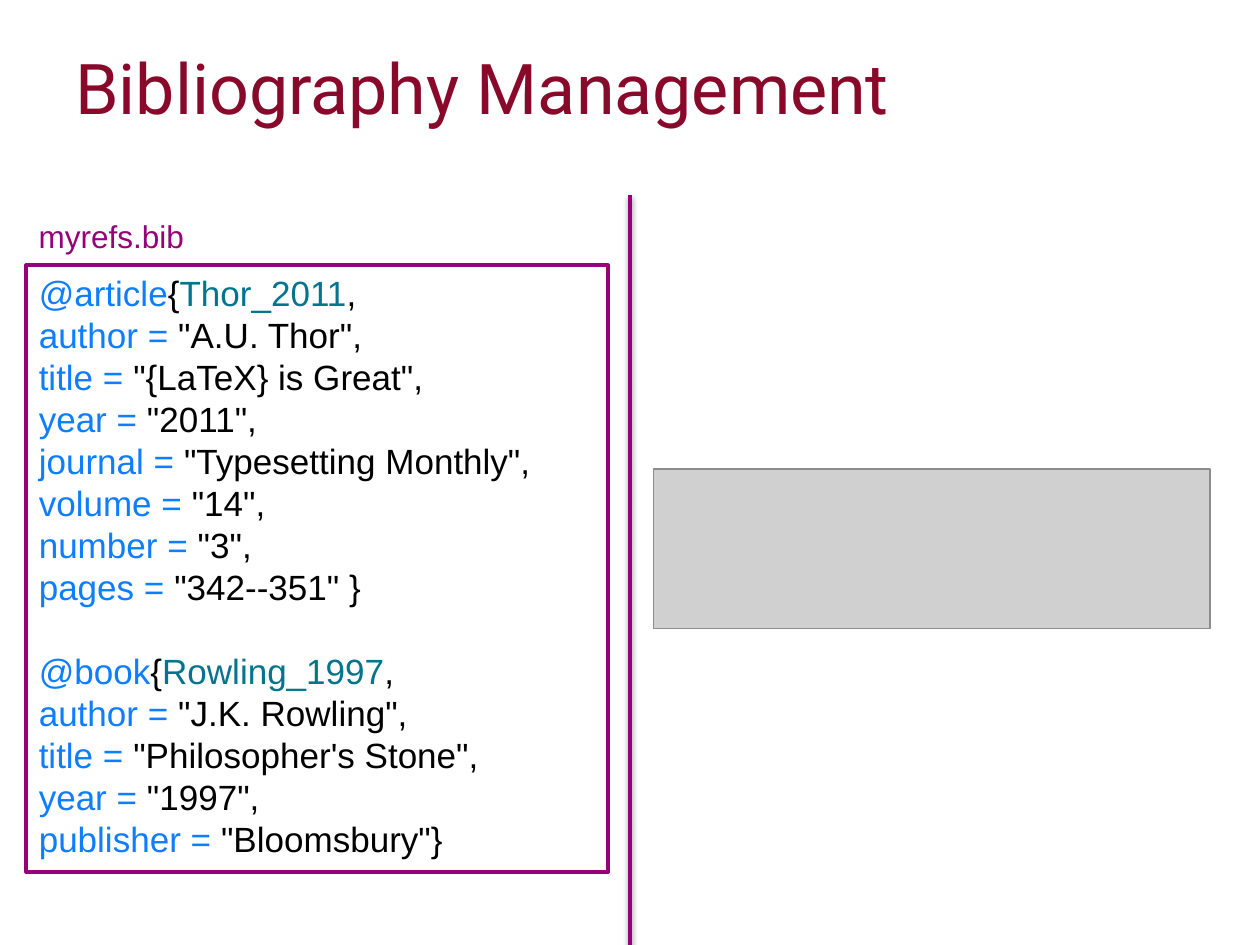
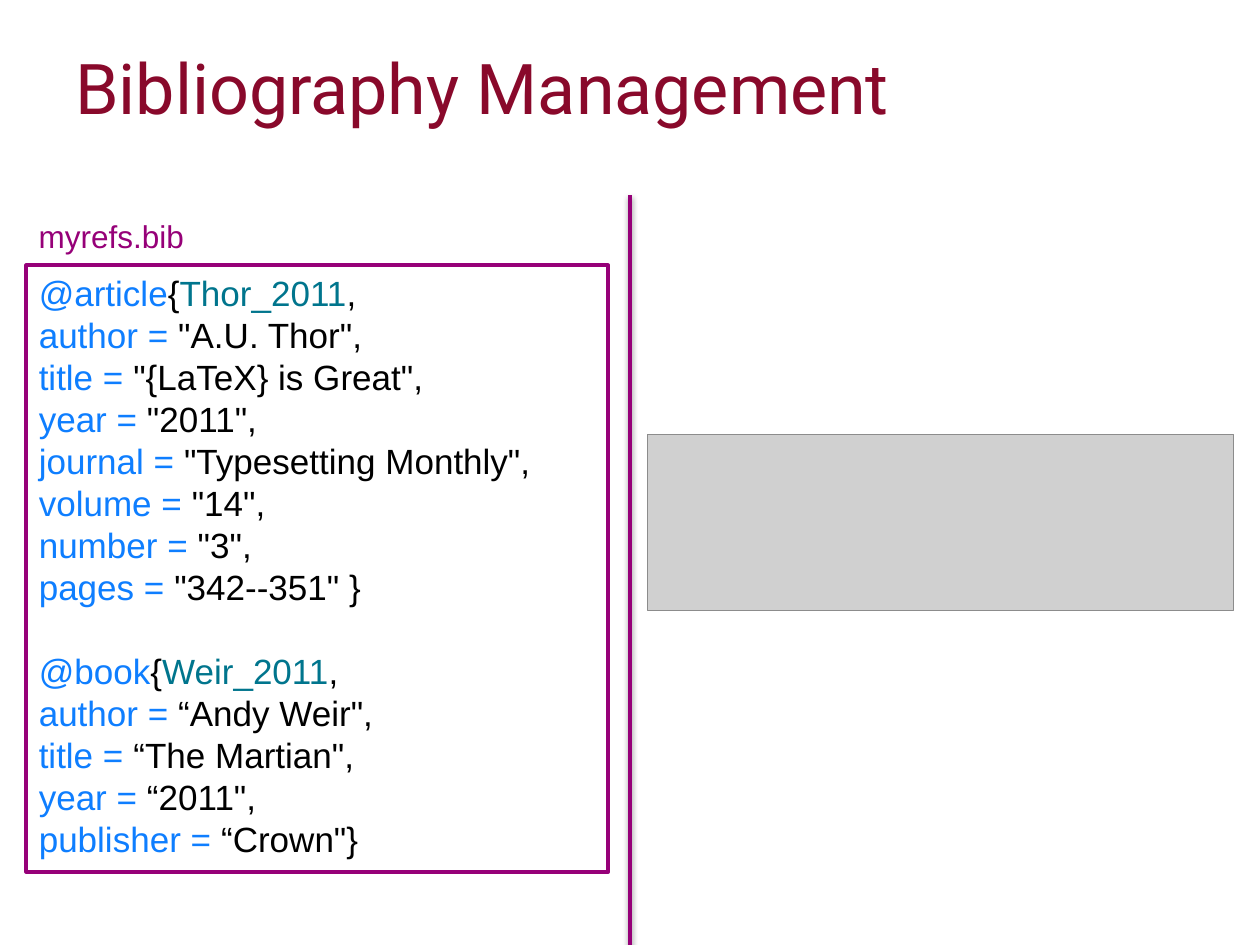
Before and after one commit to ImperialCollegeLondon/RCDS-writing-theses-in-latex, a slide deck: slide 30 of Writing Theses in Latex Slides.pptx. Drawn at 1260x945 pixels with LibreOffice and Linux fonts; fonts in the diff are those of the drawing; grey boxes stand for pictures; background and template pictures are left out. Boxes give left, top, right and bottom in pixels: in the first picture for what was removed or moved away, otherwise in the second. Text is boxed around its words. In the diff, an @@ line names an element or a change of style, - is before the commit and + after.

```diff
--- a/Writing Theses in Latex Slides.pptx
+++ b/Writing Theses in Latex Slides.pptx
@@ picture: place and size @@
-picture at <box>653,469,1210,629</box>
+picture at <box>648,435,1234,611</box>
@@ text in rectangle at <box>39,658,373,859</box>: text changed @@
-@book{Rowling_1997,
-author = "J.K. Rowling",
-title = "Philosopher's Stone",
-year = "1997",
-publisher = "Bloomsbury"}
+@book{Weir_2011,
+author = “Andy Weir",
+title = “The Martian",
+year = “2011",
+publisher = “Crown"}
```
Also in this commit, not shown: 3 other slides changed.
